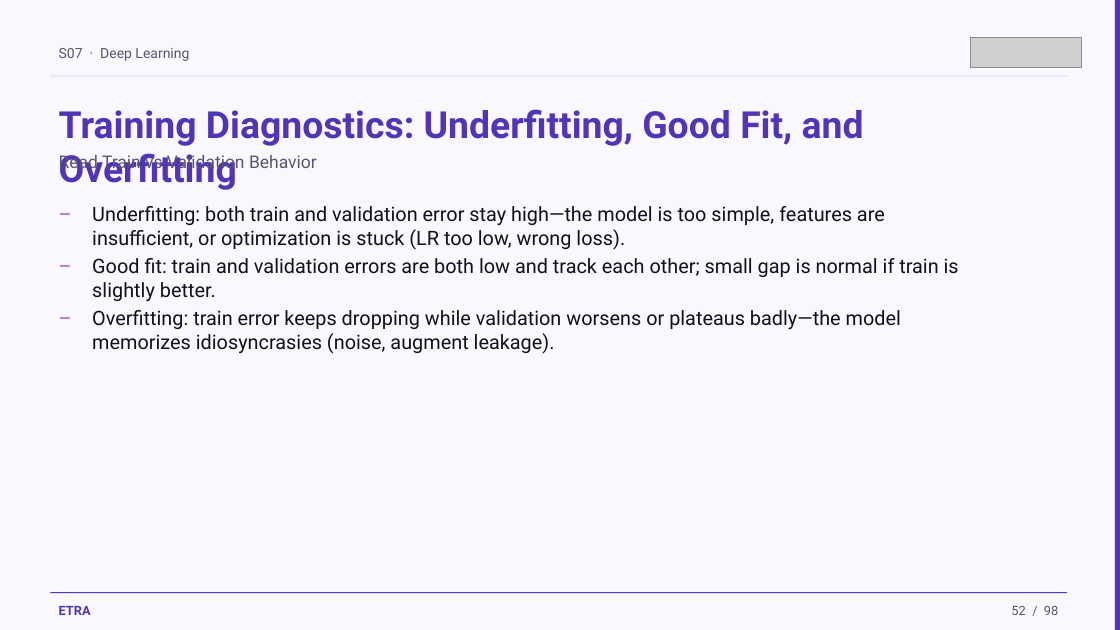
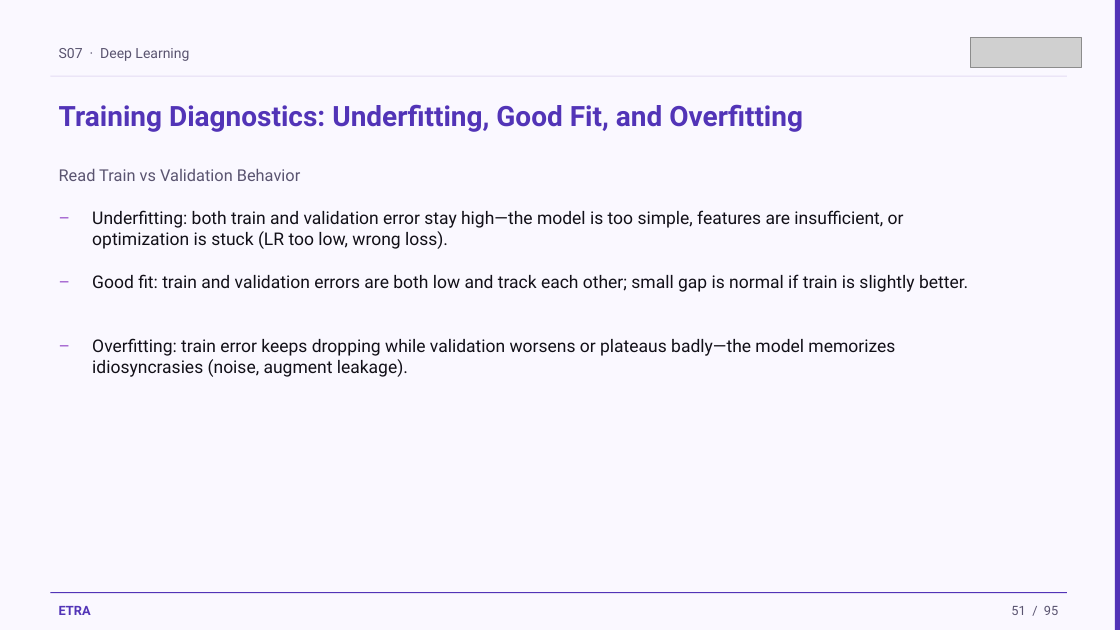
Before and after one commit to iksasa15/AI-ML, a slide deck: slide 51 of web-presentation/pdf-exports/Week2-Session1-Deep-Learning.pptx (slide 52 before the commit). Drawn at 1120x630 pixels with LibreOffice and Linux fonts; fonts in the diff are those of the drawing; grey boxes stand for pictures. Boxes give left, top, right and bottom in pixels: in the first picture for what was removed or moved away, otherwise in the second. Text is boxed around its words. In the diff, an @@ line names an element or a change of style, - is before the commit and + after.

```diff
--- a/web-presentation/pdf-exports/Week2-Session1-Deep-Learning.pptx
+++ b/web-presentation/pdf-exports/Week2-Session1-Deep-Learning.pptx
@@ text "Training Diagnostics: Underfitting, Good Fit, ..." at (59,104,803,132): size 32 to 24 pt @@
@@ text "Read Train vs Validation Behavior": place and size @@
-text "Read Train vs Validation Behavior" at (59,152,317,173)
+text "Read Train vs Validation Behavior" at (59,168,300,181)
@@ text "Read Train vs Validation Behavior" at (59,168,300,181): size 15 to 14 pt @@
@@ text "–": place and size @@
-text "–" at (50,250,80,287)
+text "–" at (50,267,80,323)
@@ text "Good fit: train and validation ...": place and size @@
-text "Good fit: train and validation ..." at (92,258,959,302)
+text "Good fit: train and validation ..." at (92,274,968,292)
@@ size 17 to 15 pt in 6 elements at (92,210,904,249), (92,274,968,292), (92,338,895,377), (50,203,80,259), (50,267,80,323), (50,331,80,386) @@
@@ text "–": place and size @@
-text "–" at (50,302,80,339)
+text "–" at (50,331,80,386)
@@ text "Overfitting: train error keeps dropping ...": place and size @@
-text "Overfitting: train error keeps dropping ..." at (92,310,901,354)
+text "Overfitting: train error keeps dropping ..." at (92,338,895,377)
@@ text at (1011,606,1058,615): text changed @@
-52 / 98
+51 / 95
```
Also in this commit, not shown: 93 other slides changed, 3 slides removed, 3 other files.
